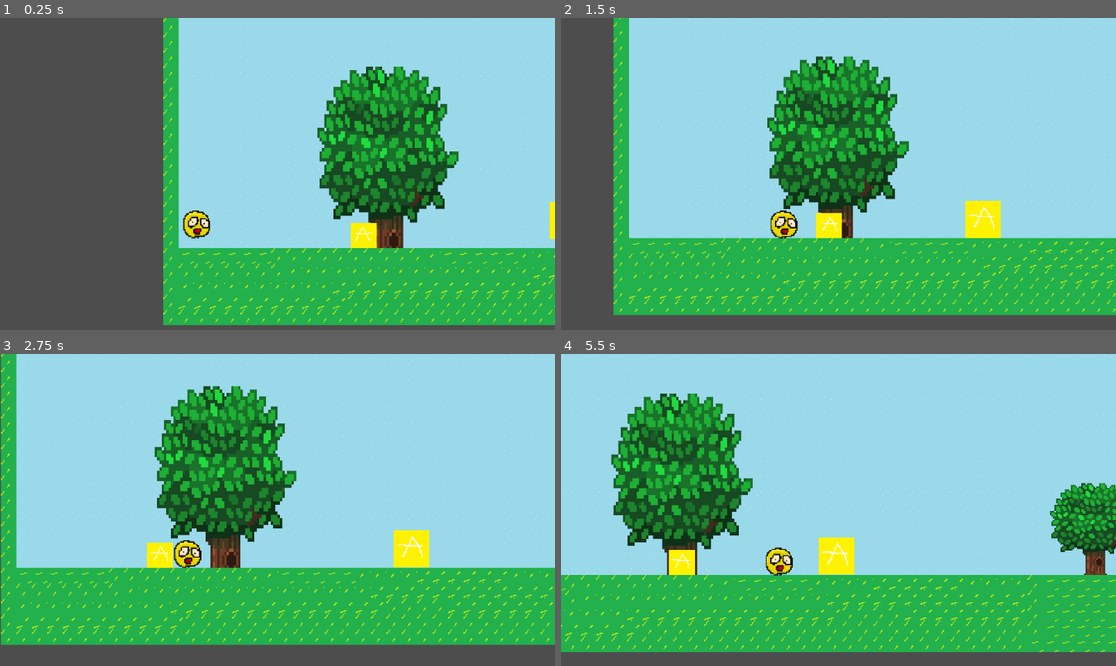
Above: before the commit, frames 1-4 (two rows, left to right).
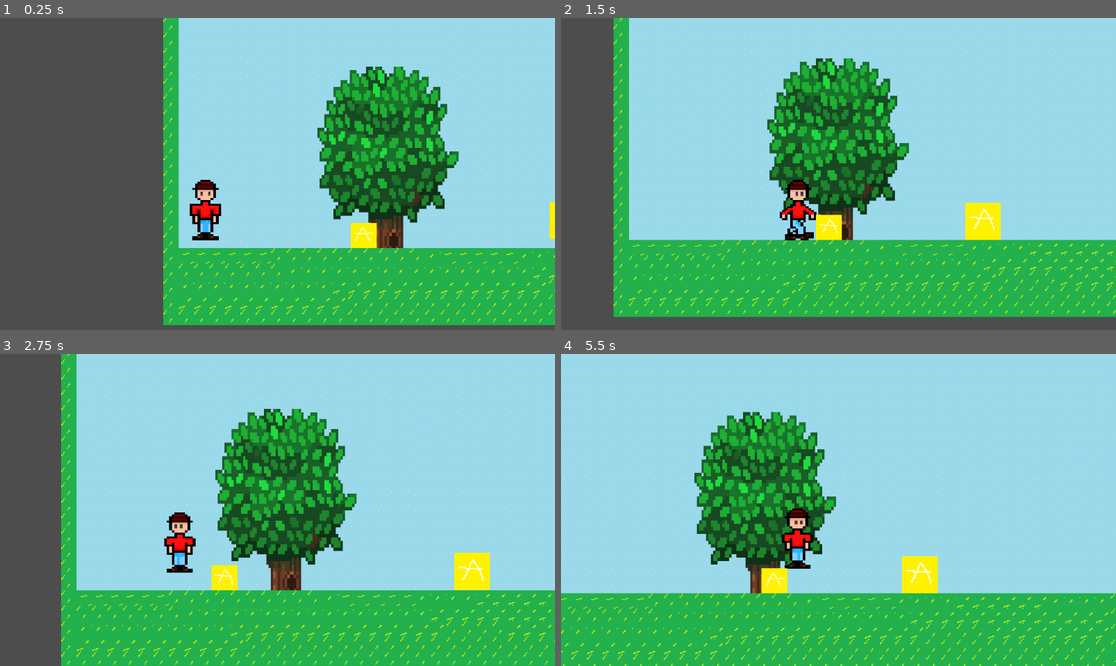
Above: after the commit, the same moments.

Repository: MajedZarkash1/Game-Dev-Godot-
Game: Godot game, scene res://scenes/main.tscn
Two runs of this game, one before a commit and one after it. Both use one fixed random seed, a clock stepped at 60 frames per second and the inputs below. The project has no main scene, so this scene is started directly.
Inputs:
- Up to frame 1 (0.25 s): no input
- Up to frame 2 (1.5 s): tap Enter (ui_accept) at 0.5, 0.77 s; hold Right (ui_right) from 0.53 s (still down)
- Up to frame 3 (2.75 s): tap Enter (ui_accept) at 1.52 s; release Right (ui_right) at 2.03 s; hold Left (ui_left) from 2.03 s (still down)
- Up to frame 4 (5.5 s): release Left (ui_left) at 2.78 s; hold Right (ui_right) 2.78-4.28 s; tap Enter (ui_accept) at 3.02, 3.77, 4.52 s; hold Left (ui_left) 4.28-5.03 s; hold Right (ui_right) from 5.03 s (still down)

The runs differ from the first frame. In frame 1, 0.9% of the frame differs, in the area x 32-40%, y 51-72%; in frame 2, 8.2%; in frame 3, 43%, in the area x 0-100%, y 0-100%; in frame 4, 34%.

Commit message:
Platform game
I have added a skin for the player and walking animation

Diff:
--- a/platformer game/platformer-game/scenes/main_character.gd
+++ b/platformer game/platformer-game/scenes/main_character.gd
@@ -7,6 +7,10 @@
 
 
 func _physics_process(delta: float) -> void:
+	if (velocity.x > 1 || velocity.x < -1):
+		sprite_2d.animation = "walking animation"
+	else:
+		sprite_2d.animation = "default"
 	# Add the gravity.
 	if not is_on_floor():
 		velocity += get_gravity() * delta
--- a/platformer game/platformer-game/scenes/main_character.tscn
+++ b/platformer game/platformer-game/scenes/main_character.tscn
@@ -1,31 +1,119 @@
-[gd_scene load_steps=5 format=3 uid="uid://c5r83f5vwyqfv"]
+[gd_scene load_steps=18 format=3 uid="uid://c5r83f5vwyqfv"]
 
 [ext_resource type="Script" path="res://scenes/main_character.gd" id="1_ki0oy"]
-[ext_resource type="Texture2D" uid="uid://bocsishxe0poj" path="res://images/imoji.png" id="2_8vnv8"]
+[ext_resource type="Texture2D" uid="uid://bhhn0kukqt5lc" path="res://images/player animation 1.png" id="2_k7ilx"]
+[ext_resource type="Texture2D" uid="uid://5gpjl4v03k2j" path="res://images/Player's walking animation.png" id="3_62yf8"]
+
+[sub_resource type="AtlasTexture" id="AtlasTexture_b3dyw"]
+atlas = ExtResource("2_k7ilx")
+region = Rect2(0, 0, 16, 32)
+
+[sub_resource type="AtlasTexture" id="AtlasTexture_gd4sm"]
+atlas = ExtResource("2_k7ilx")
+region = Rect2(16, 0, 16, 32)
+
+[sub_resource type="AtlasTexture" id="AtlasTexture_g3ws6"]
+atlas = ExtResource("2_k7ilx")
+region = Rect2(32, 0, 16, 32)
+
+[sub_resource type="AtlasTexture" id="AtlasTexture_hpyxm"]
+atlas = ExtResource("2_k7ilx")
+region = Rect2(48, 0, 16, 32)
+
+[sub_resource type="AtlasTexture" id="AtlasTexture_78ylx"]
+atlas = ExtResource("2_k7ilx")
+region = Rect2(64, 0, 16, 32)
+
+[sub_resource type="AtlasTexture" id="AtlasTexture_3tewj"]
+atlas = ExtResource("2_k7ilx")
+region = Rect2(80, 0, 16, 32)
+
+[sub_resource type="AtlasTexture" id="AtlasTexture_78ab2"]
+atlas = ExtResource("3_62yf8")
+region = Rect2(0, 0, 16, 32)
+
+[sub_resource type="AtlasTexture" id="AtlasTexture_lqfn4"]
+atlas = ExtResource("3_62yf8")
+region = Rect2(16, 0, 16, 32)
+
+[sub_resource type="AtlasTexture" id="AtlasTexture_urc2t"]
+atlas = ExtResource("3_62yf8")
+region = Rect2(32, 0, 16, 32)
+
+[sub_resource type="AtlasTexture" id="AtlasTexture_5v8fw"]
+atlas = ExtResource("3_62yf8")
+region = Rect2(48, 0, 16, 32)
+
+[sub_resource type="AtlasTexture" id="AtlasTexture_ssbrf"]
+atlas = ExtResource("3_62yf8")
+region = Rect2(64, 0, 16, 32)
+
+[sub_resource type="AtlasTexture" id="AtlasTexture_lmrg1"]
+atlas = ExtResource("3_62yf8")
+region = Rect2(80, 0, 16, 32)
 
 [sub_resource type="SpriteFrames" id="SpriteFrames_q1r6f"]
 animations = [{
 "frames": [{
 "duration": 1.0,
-"texture": ExtResource("2_8vnv8")
+"texture": SubResource("AtlasTexture_b3dyw")
+}, {
+"duration": 1.0,
+"texture": SubResource("AtlasTexture_gd4sm")
+}, {
+"duration": 1.0,
+"texture": SubResource("AtlasTexture_g3ws6")
+}, {
+"duration": 1.0,
+"texture": SubResource("AtlasTexture_hpyxm")
+}, {
+"duration": 1.0,
+"texture": SubResource("AtlasTexture_78ylx")
+}, {
+"duration": 1.0,
+"texture": SubResource("AtlasTexture_3tewj")
 }],
 "loop": true,
 "name": &"default",
+"speed": 8.0
+}, {
+"frames": [{
+"duration": 1.0,
+"texture": SubResource("AtlasTexture_78ab2")
+}, {
+"duration": 1.0,
+"texture": SubResource("AtlasTexture_lqfn4")
+}, {
+"duration": 1.0,
+"texture": SubResource("AtlasTexture_urc2t")
+}, {
+"duration": 1.0,
+"texture": SubResource("AtlasTexture_5v8fw")
+}, {
+"duration": 1.0,
+"texture": SubResource("AtlasTexture_ssbrf")
+}, {
+"duration": 1.0,
+"texture": SubResource("AtlasTexture_lmrg1")
+}],
+"loop": true,
+"name": &"walking animation",
 "speed": 5.0
 }]
 
-[sub_resource type="CircleShape2D" id="CircleShape2D_dbx47"]
-radius = 28.0713
+[sub_resource type="RectangleShape2D" id="RectangleShape2D_ukg7o"]
+size = Vector2(74, 125.5)
 
 [node name="CharacterBody2D" type="CharacterBody2D"]
 script = ExtResource("1_ki0oy")
 
 [node name="Sprite2D" type="AnimatedSprite2D" parent="."]
 texture_filter = 1
-position = Vector2(35, 430)
-scale = Vector2(2.34375, 2.625)
+position = Vector2(61, 404)
+scale = Vector2(5.4375, 4.18958)
 sprite_frames = SubResource("SpriteFrames_q1r6f")
+autoplay = "default"
 
 [node name="CollisionShape2D" type="CollisionShape2D" parent="."]
-position = Vector2(37, 434)
-shape = SubResource("CircleShape2D_dbx47")
+position = Vector2(54, 403.25)
+shape = SubResource("RectangleShape2D_ukg7o")
Binary file added: platformer game/platformer-game/Player's walking animation.gif
Not shown, added: platformer game/platformer-game/images/Player's walking animation 2.png.import
Binary file added: platformer game/platformer-game/images/Player's walking animation.gif
Binary file added: platformer game/platformer-game/images/Player's walking animation.png
Not shown, added: platformer game/platformer-game/images/Player's walking animation.png.import
Binary file added: platformer game/platformer-game/images/player animation 1.png
Not shown, added: platformer game/platformer-game/images/player animation 1.png.import
Binary file added: platformer game/platformer-game/player animation.png
Not shown, added: platformer game/platformer-game/player animation.png.import
